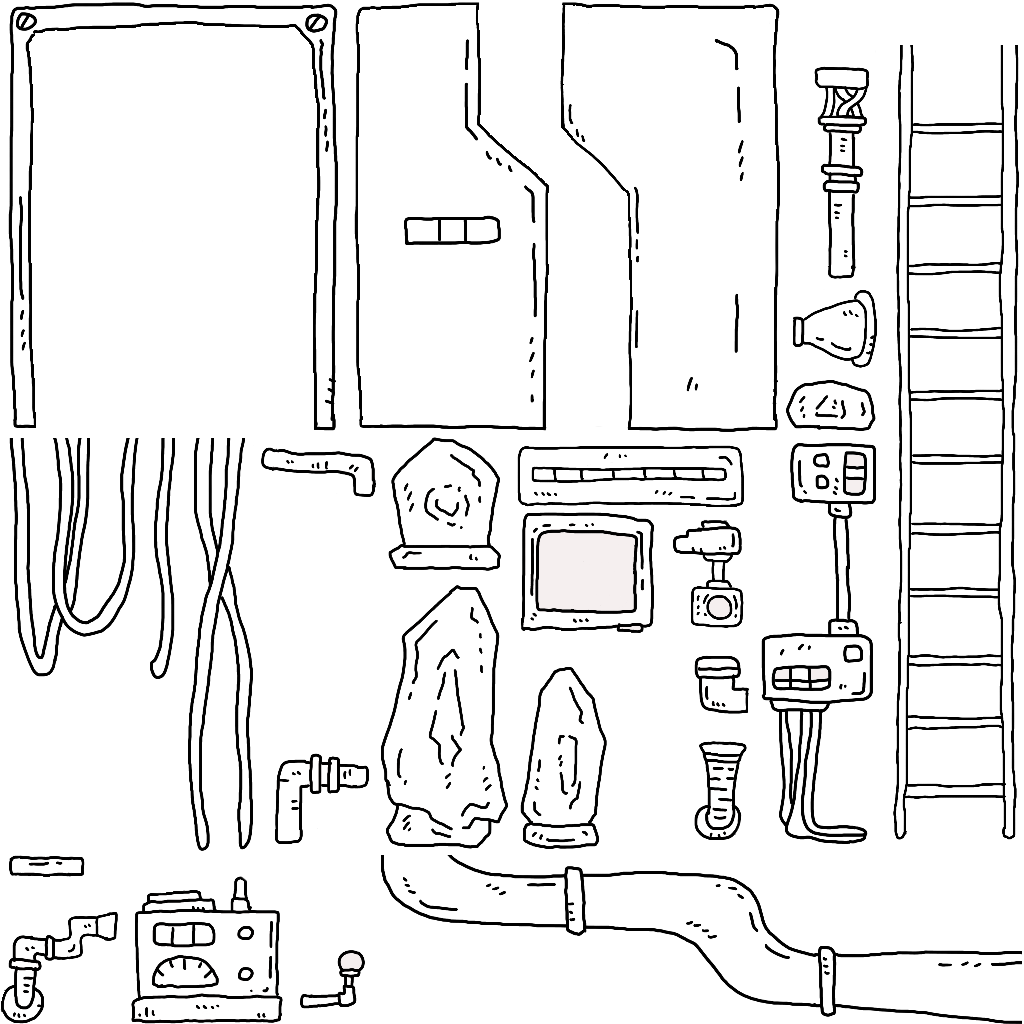
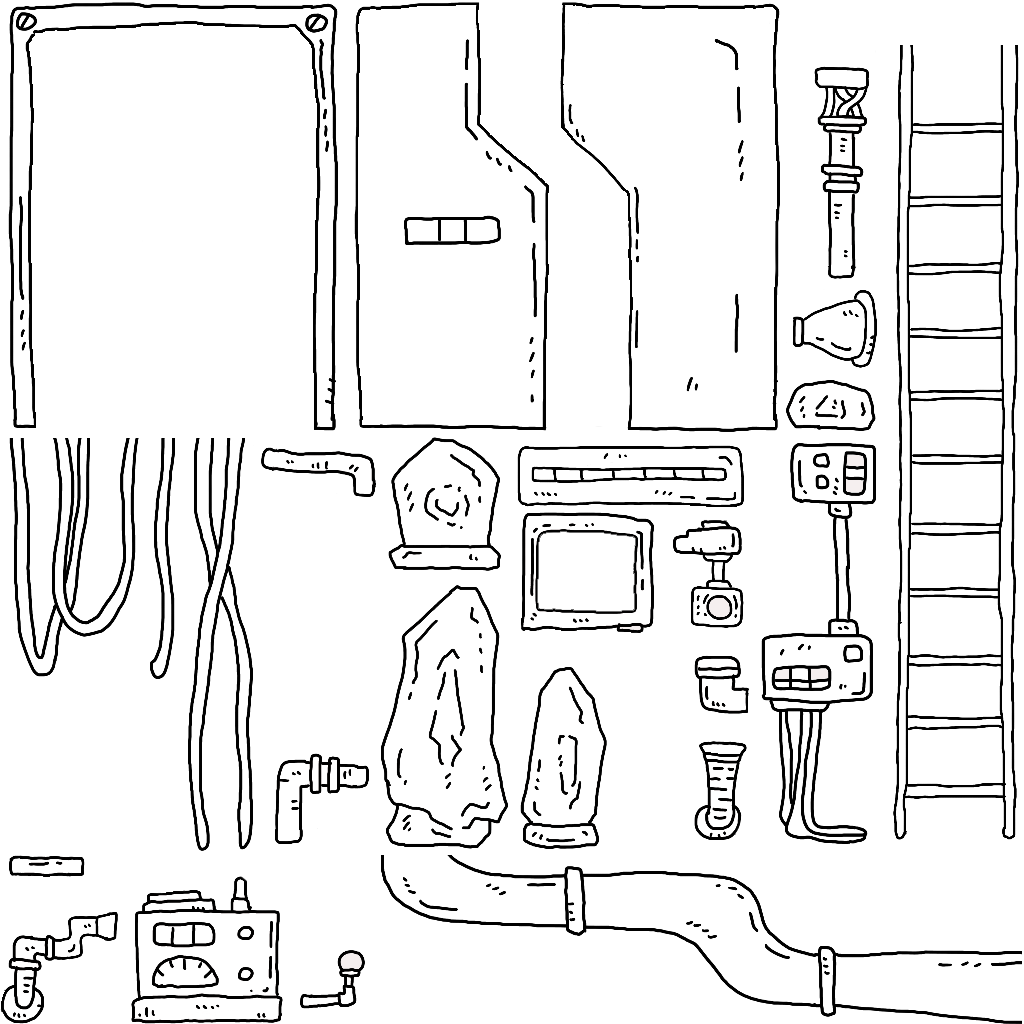
Revision of a layered 1024×1024 image; what changed, layer by layer:
painted on "レイヤー 174" over left=537, top=531, right=636, bottom=612
